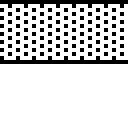
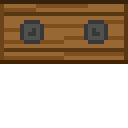
Layers edited between the first and the second 128×128 image:
added layer "Layer 10" above "Layer 2 copy" over [24, 24, 104, 40]
added layer "Layer 2 copy" above "Layer 2" over [84, 20, 108, 44]
added layer "Layer 2" above "Layer 7" over [20, 20, 44, 44]
added layer "Layer 7" above "Layer 6" over [0, 4, 4, 60]
added layer "Layer 6" above "Layer 9" over [124, 4, 128, 60]
added layer "Layer 9" above "Layer 8" over [4, 12, 128, 52]
added layer "Layer 8" above "Layer 5" over [4, 4, 124, 60]
added layer "Layer 5" above "Layer 4" over [0, 0, 128, 4]
added layer "Layer 4" above "Layer 3" over [0, 60, 128, 64]
added layer "Layer 3" above "Layer 1" over [0, 0, 128, 64]
hid "Layer 1" over [0, 0, 128, 64]
